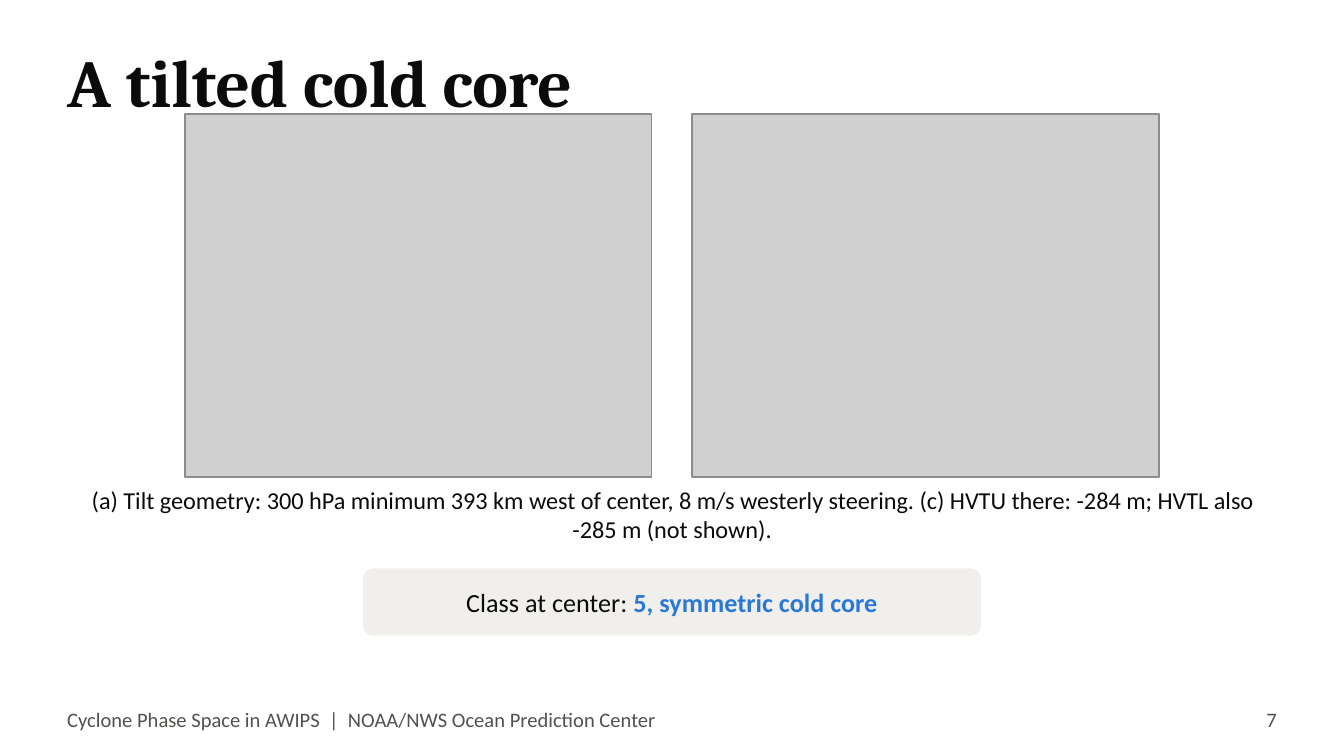
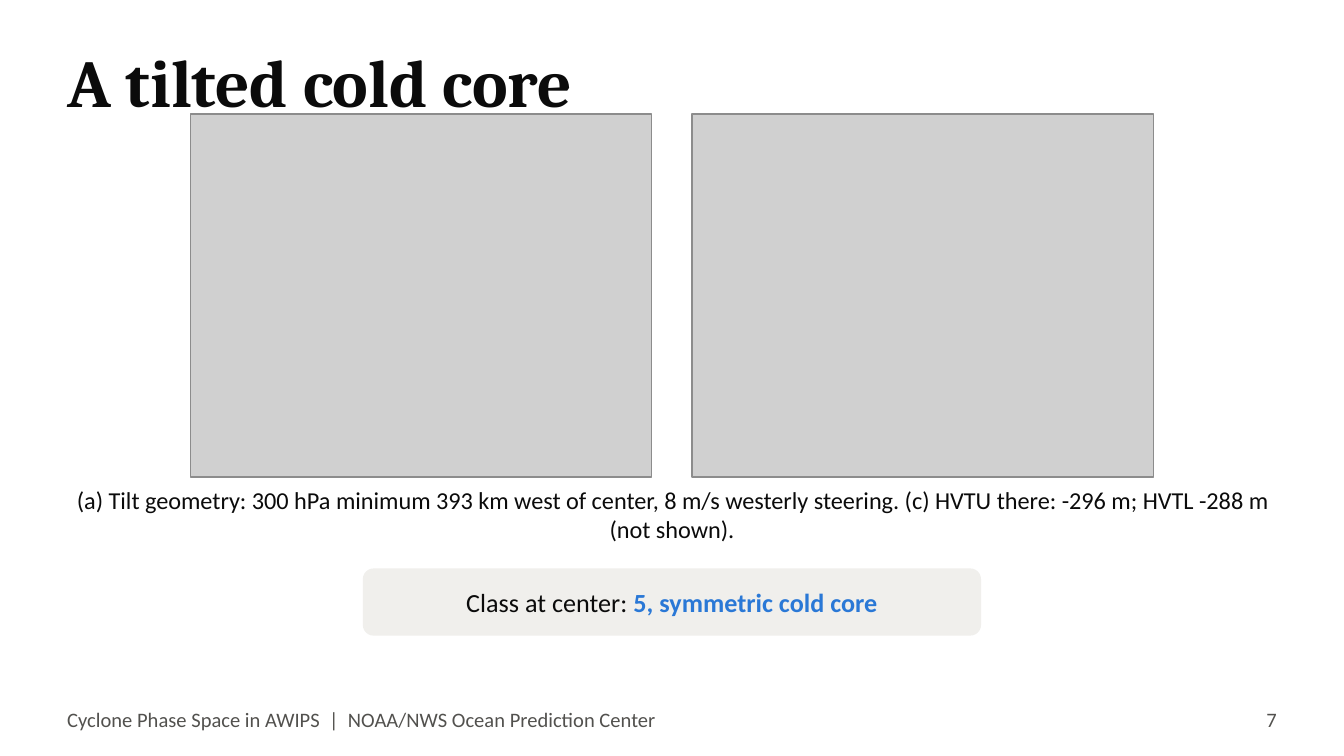
Before and after one commit to jkrek17/awips-tools, a slide deck: slide 7 of cyclone_phase_space/docs/TALK.pptx. Drawn at 1344x756 pixels with LibreOffice and Linux fonts; fonts in the diff are those of the drawing; grey boxes stand for pictures. Boxes give left, top, right and bottom in pixels: in the first picture for what was removed or moved away, otherwise in the second. Text is boxed around its words. In the diff, an @@ line names an element or a change of style, - is before the commit and + after.

```diff
--- a/cyclone_phase_space/docs/TALK.pptx
+++ b/cyclone_phase_space/docs/TALK.pptx
@@ picture: place and size @@
-picture at (185,114,652,477)
+picture at (191,114,652,477)
@@ picture: place and size @@
-picture at (692,114,1159,477)
+picture at (692,114,1153,477)
@@ text at (77,491,1268,541): text changed @@
-(a) Tilt geometry: 300 hPa minimum 393 km west of center, 8 m/s westerly steering. (c) HVTU there: -284 m; HVTL also -285 m (not shown).
+(a) Tilt geometry: 300 hPa minimum 393 km west of center, 8 m/s westerly steering. (c) HVTU there: -296 m; HVTL -288 m (not shown).
```
Also in this commit, not shown: 2 other slides changed, 32 other files.
